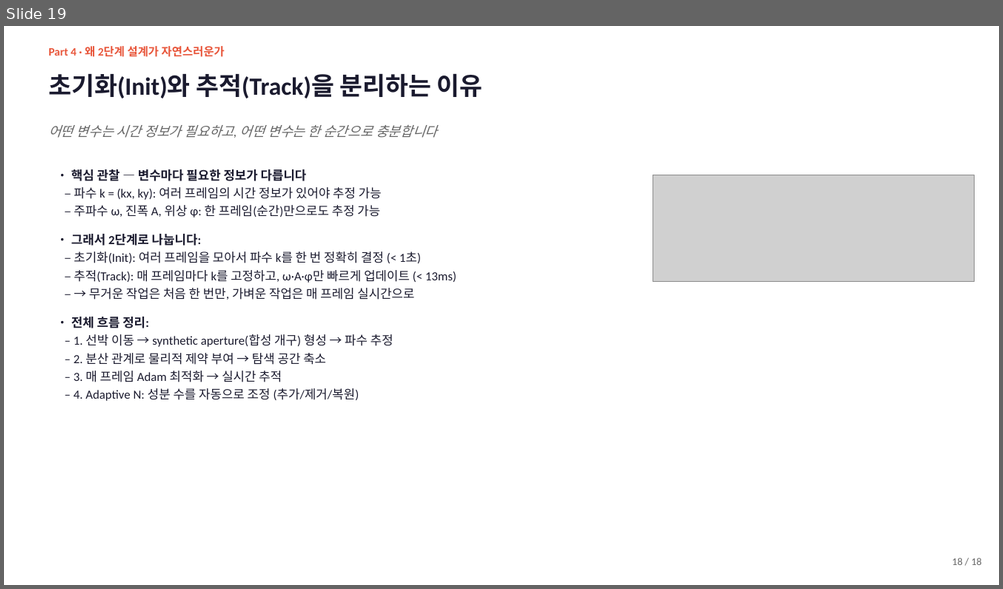
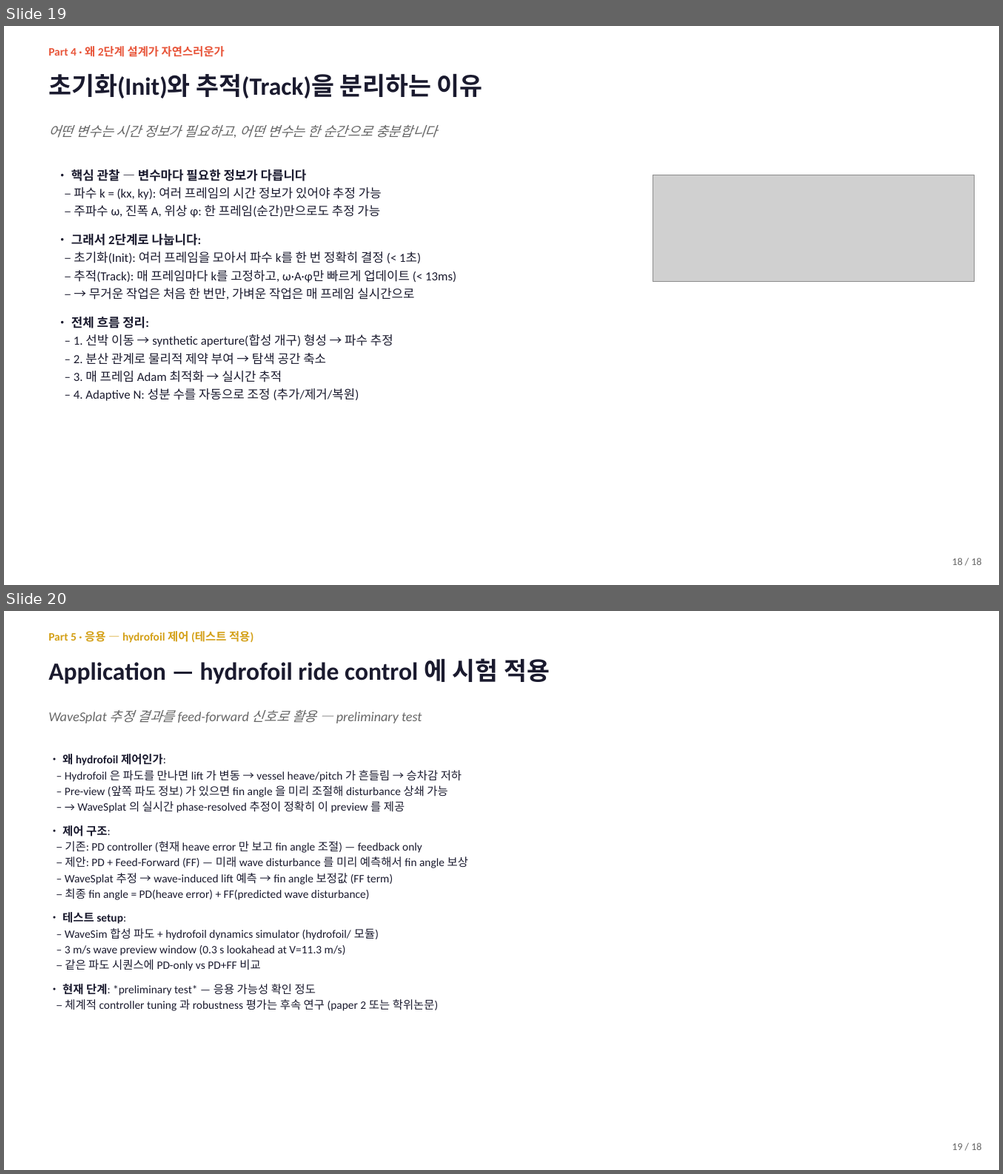
Before and after one commit to SAEYONGPARK94/wavesplat, a slide deck: wavesplat/docs/labmeeting_2026_05_13.pptx. Shown one above the other, each under a label of ours: slide 19 before the commit, slides 19 and 20 after it. The pictures are 1003x589 and 1003x1174 pixels, drawn with LibreOffice and Linux fonts; fonts in the diff are those of the drawing; grey boxes stand for pictures. Boxes give left, top, right and bottom in pixels: in the first picture for what was removed or moved away, otherwise in the second. Text is boxed around its words. In the diff, an @@ line names an element or a change of style, - is before the commit and + after.

```diff
--- a/wavesplat/docs/labmeeting_2026_05_13.pptx
+++ b/wavesplat/docs/labmeeting_2026_05_13.pptx
@@ slide 20 added at (x1=4, y1=611, x2=999, y2=1170), background #FFFFFF @@
@@ text added at (x1=48, y1=631, x2=253, y2=643), 11 pt, text #D4A017, bold @@
+Part 5 · 응용 — hydrofoil 제어 (테스트 적용)
@@ text added at (x1=48, y1=658, x2=549, y2=684), 24 pt, text #1A1A2E, bold @@
+Application — hydrofoil ride control 에 시험 적용
@@ text added at (x1=48, y1=710, x2=422, y2=723), 13 pt, text #666666, italic @@
+WaveSplat 추정 결과를 feed-forward 신호로 활용 — preliminary test
@@ text added at (x1=62, y1=754, x2=468, y2=1011), 11 pt, text #1A1A2E @@
+• 왜 hydrofoil 제어인가:
+– Hydrofoil 은 파도를 만나면 lift 가 변동 → vessel heave/pitch 가 흔들림 → 승차감 저하
+– Pre-view (앞쪽 파도 정보) 가 있으면 fin angle 을 미리 조절해 disturbance 상쇄 가능
+– → WaveSplat 의 실시간 phase-resolved 추정이 정확히 이 preview 를 제공
+• 제어 구조:
+– 기존: PD controller (현재 heave error 만 보고 fin angle 조절) — feedback only
+– 제안: PD + Feed-Forward (FF) — 미래 wave disturbance 를 미리 예측해서 fin angle 보상
+– WaveSplat 추정 → wave-induced lift 예측 → fin angle 보정값 (FF term)
+– 최종 fin angle = PD(heave error) + FF(predicted wave disturbance)
+• 테스트 setup:
+– WaveSim 합성 파도 + hydrofoil dynamics simulator (hydrofoil/ 모듈)
+– 3 m/s wave preview window (0.3 s lookahead at V=11.3 m/s)
+– 같은 파도 시퀀스에 PD-only vs PD+FF 비교
+• 현재 단계: *preliminary test* — 응용 가능성 확인 정도
+– 체계적 controller tuning 과 robustness 평가는 후속 연구 (paper 2 또는 학위논문)
@@ text added at (x1=952, y1=1143, x2=982, y2=1150), 10 pt, text #666666 @@
+19 / 18
```
Also in this commit, not shown: 2 slides changed, 1 other slide added, 7 other files.
